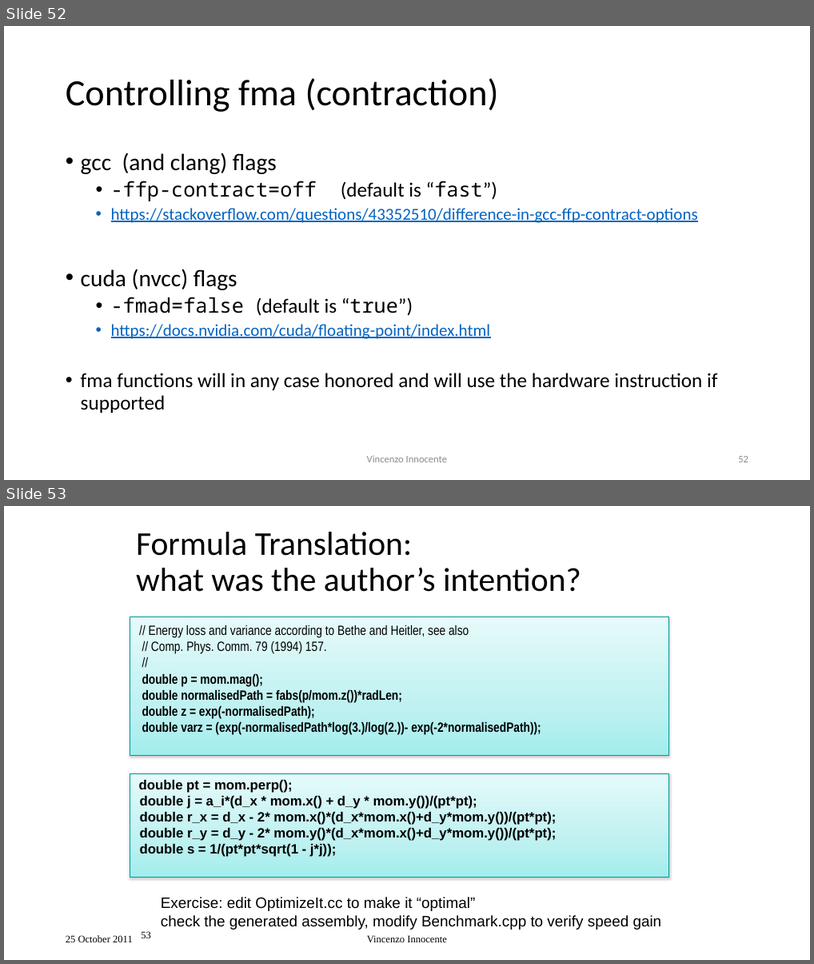
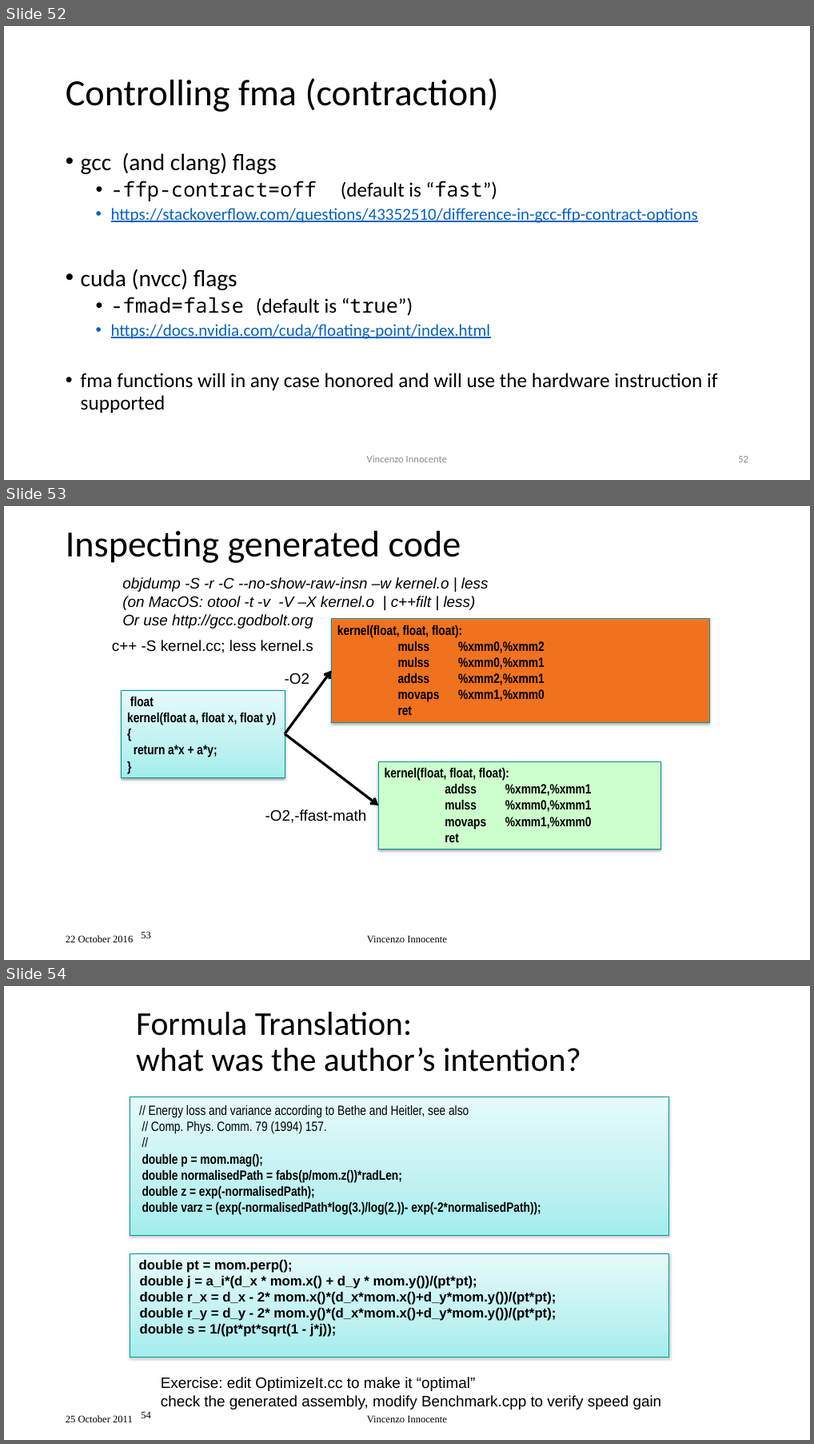
Before and after one commit to VinInn/FPCourse, a slide deck: Slides/FPforScientist.pptx. Shown one above the other, each under a label of ours: slides 52 and 53 before the commit, slides 52, 53 and 54 after it. The pictures are 814x964 and 814x1444 pixels, drawn with LibreOffice and Linux fonts; fonts in the diff are those of the drawing. Boxes give left, top, right and bottom in pixels: in the first picture for what was removed or moved away, otherwise in the second. Text is boxed around its words. In the diff, an @@ line names an element or a change of style, - is before the commit and + after.

```diff
--- a/Slides/FPforScientist.pptx
+++ b/Slides/FPforScientist.pptx
@@ slide 53 added at <box>4,506,810,960</box>, background #FFFFFF @@
@@ title added at <box>66,531,462,563</box>, 44 pt, text #000000 @@
+Inspecting generated code
@@ text added at <box>122,577,489,628</box>, 18 pt, text #000000, italic @@
+objdump -S -r -C --no-show-raw-insn –w kernel.o | less
+(on MacOS: otool -t -v -V –X kernel.o | c++filt | less)
+Or use http://gcc.godbolt.org
@@ rectangle added at <box>332,619,710,723</box>, fill #FF6600 at 82% opacity, outline #009999 0.75 pt, 16 pt, text #000000, bold @@
+kernel(float, float, float):
+mulss %xmm0,%xmm2
+mulss %xmm0,%xmm1
+addss %xmm2,%xmm1
+movaps %xmm1,%xmm0
+ret
@@ text added at <box>112,640,314,653</box>, 18 pt, text #000000 @@
+c++ -S kernel.cc; less kernel.s
@@ arrow added from (285, 734) to (332, 671), #000000 3 pt @@
@@ text added at <box>285,673,310,684</box>, 18 pt, text #000000 @@
+-O2
@@ rectangle added at <box>122,690,285,778</box>, fill gradient #E6FAFA to #BFF1F1 to #A3EDED, outline #009999 0.75 pt, 16 pt, text #000000, bold @@
+float
+kernel(float a, float x, float y) {
+return a*x + a*y;
+}
@@ arrow added from (285, 734) to (378, 805), #000000 3 pt @@
@@ rectangle added at <box>378,761,661,849</box>, fill #CCFFCC, outline #009999 0.75 pt, 16 pt, text #000000, bold @@
+kernel(float, float, float):
+addss %xmm2,%xmm1
+mulss %xmm0,%xmm1
+movaps %xmm1,%xmm0
+ret
@@ text added at <box>266,809,367,823</box>, 18 pt, text #000000 @@
+-O2,-ffast-math
@@ text added at <box>66,935,133,942</box>, 12 pt, text #000000 @@
+22 October 2016
@@ page number added at <box>141,931,151,938</box>, 12 pt, text #000000 @@
+53
@@ text added at <box>367,935,447,942</box>, 12 pt, text #000000 @@
+Vincenzo Innocente
@@ what was slide 53 is now slide 54 @@
@@ page number at <box>141,1411,151,1418</box>: text changed @@
-53
+54
```
Also in this commit, not shown: 1 slide changed.
